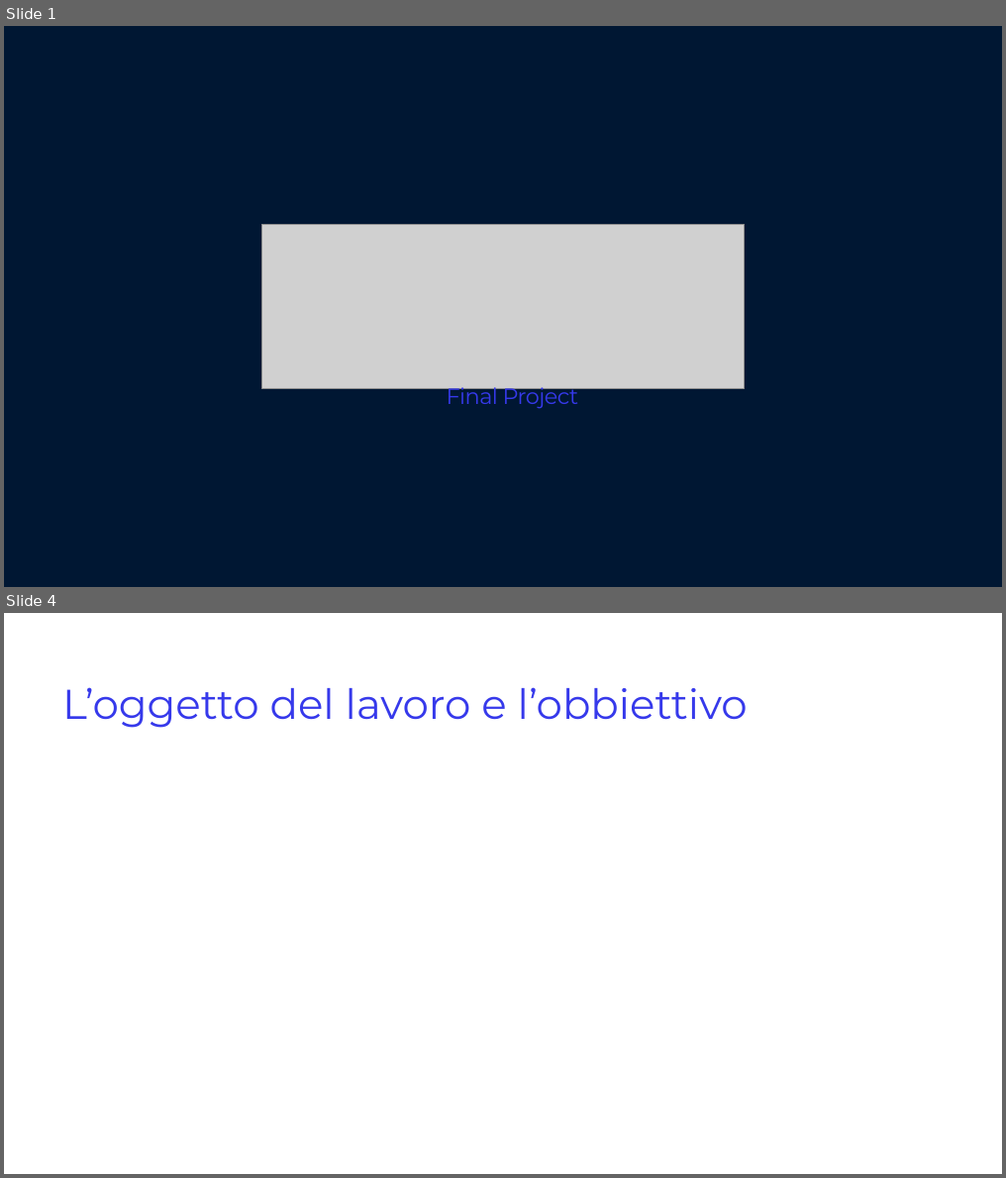
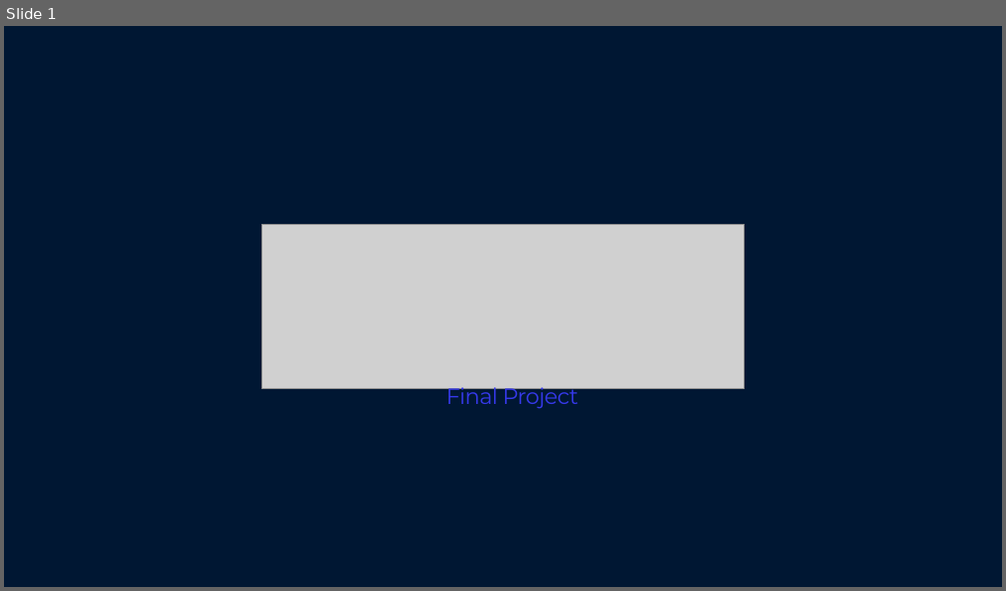
Before and after one commit to marcozanb/final_project, a slide deck: Final_project.pptx. Shown one above the other, each under a label of ours: slides 1 and 4 before the commit, slide 1 after it; the slides between them are not shown. The pictures are 1006x1178 and 1006x591 pixels, drawn with LibreOffice and Linux fonts; fonts in the diff are those of the drawing; grey boxes stand for pictures; background and template pictures are left out. Boxes give left, top, right and bottom in pixels: in the first picture for what was removed or moved away, otherwise in the second. Text is boxed around its words. In the diff, an @@ line names an element or a change of style, - is before the commit and + after.

```diff
--- a/Final_project.pptx
+++ b/Final_project.pptx
@@ slide 4 removed at box(4, 613, 1002, 1174), background #FFFFFF @@
@@ title removed at box(62, 687, 747, 728) @@
-L’oggetto del lavoro e l’obbiettivo
```
Also in this commit, not shown: 1 slide changed, 2 slides added, 1 other slide removed.
